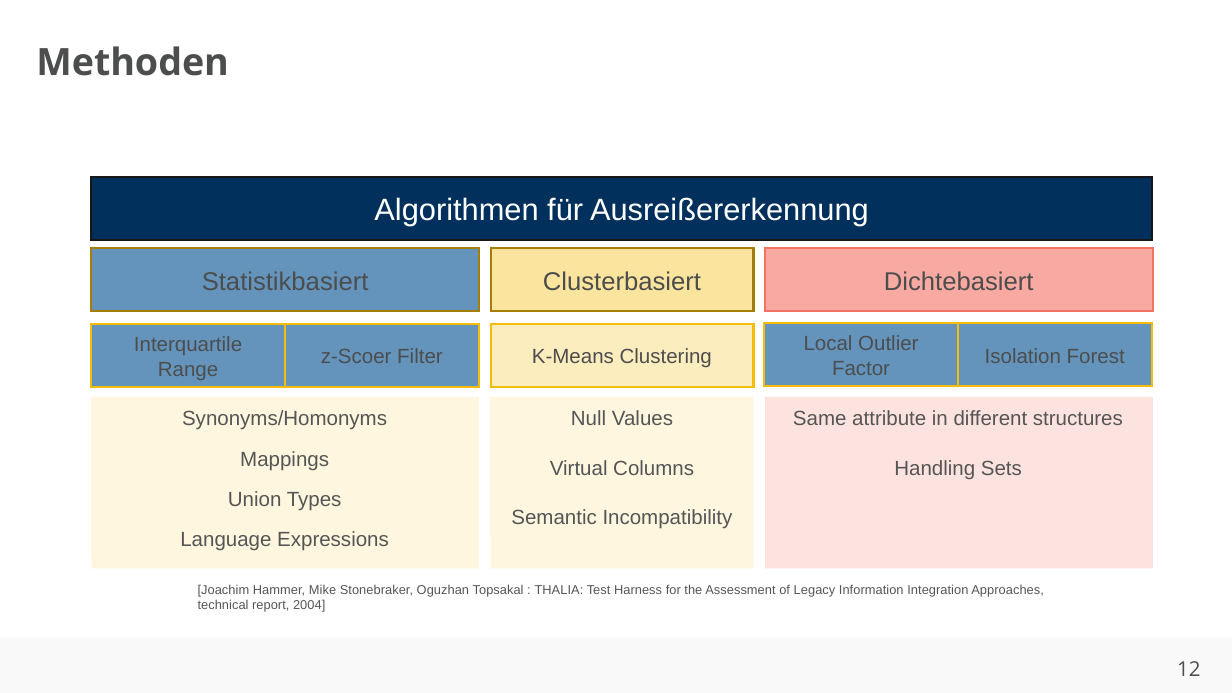
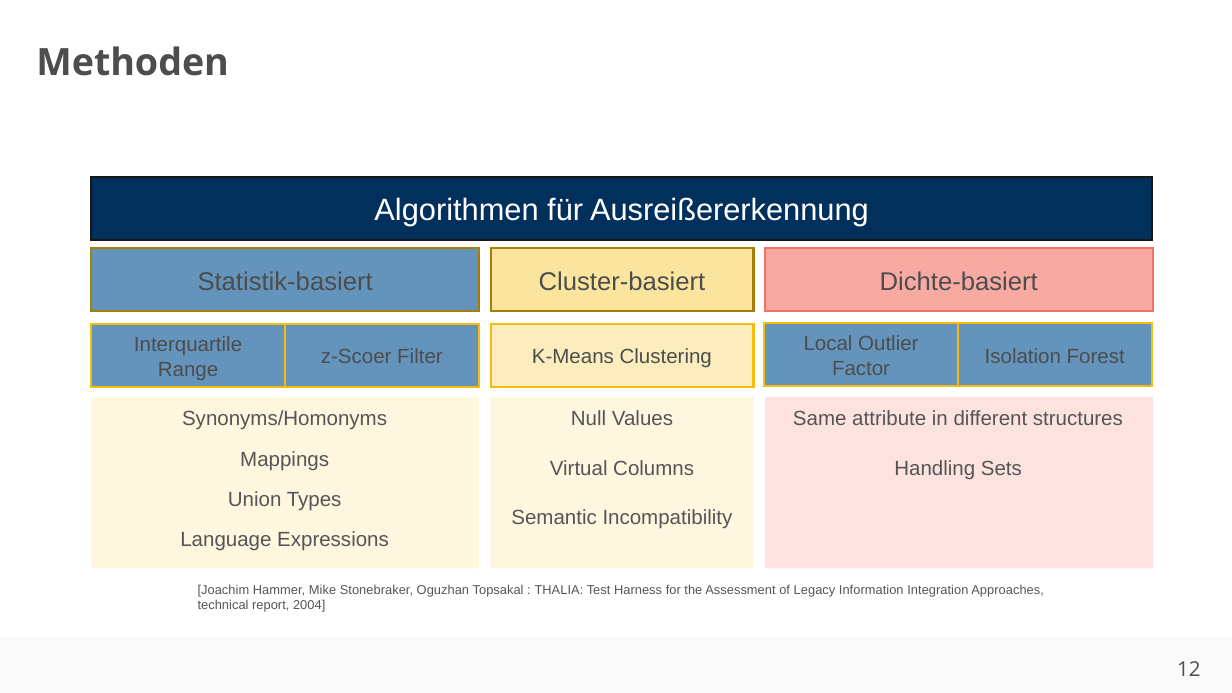
Before and after one commit to ahndavin/Abschlussarbeit_Bachelor, a slide deck: slide 12 of Kolloquium/Kolloquium.pptx. Drawn at 1232x693 pixels with LibreOffice and Linux fonts; fonts in the diff are those of the drawing; background and template pictures are left out. Boxes give left, top, right and bottom in pixels: in the first picture for what was removed or moved away, otherwise in the second. Text is boxed around its words. In the diff, an @@ line names an element or a change of style, - is before the commit and + after.

```diff
--- a/Kolloquium/Kolloquium.pptx
+++ b/Kolloquium/Kolloquium.pptx
@@ text in rectangle at (198,271,373,290): text changed @@
-Statistikbasiert
+Statistik-basiert
@@ text in rectangle at (539,271,706,291): text changed @@
-Clusterbasiert
+Cluster-basiert
@@ text in rectangle at (880,271,1038,291): text changed @@
-Dichtebasiert
+Dichte-basiert
```
Also in this commit, not shown: 1 other slide changed.
